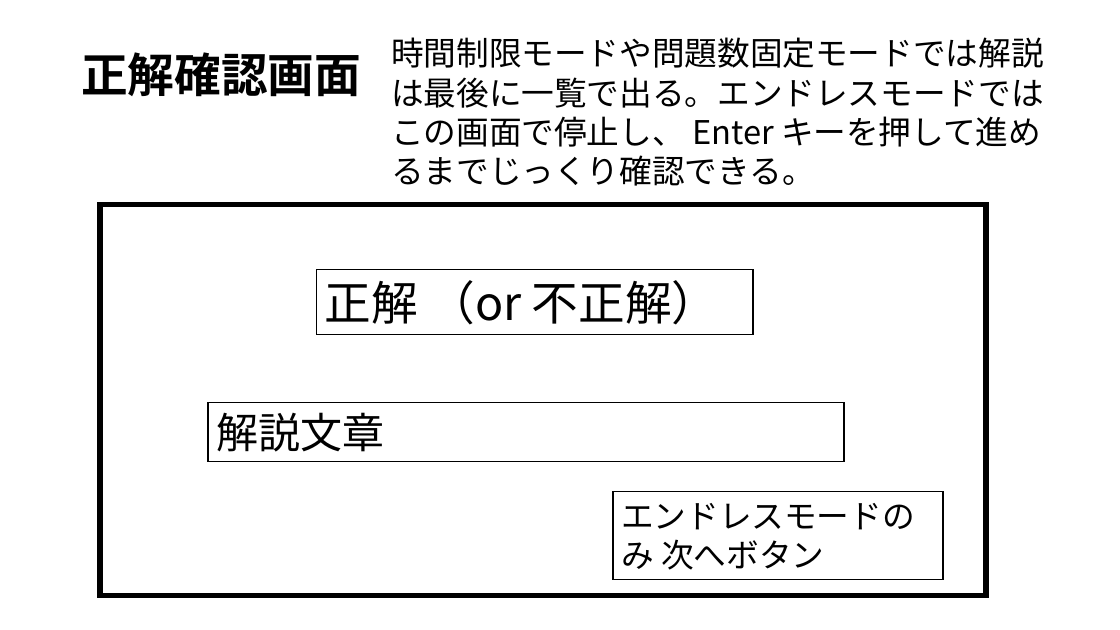
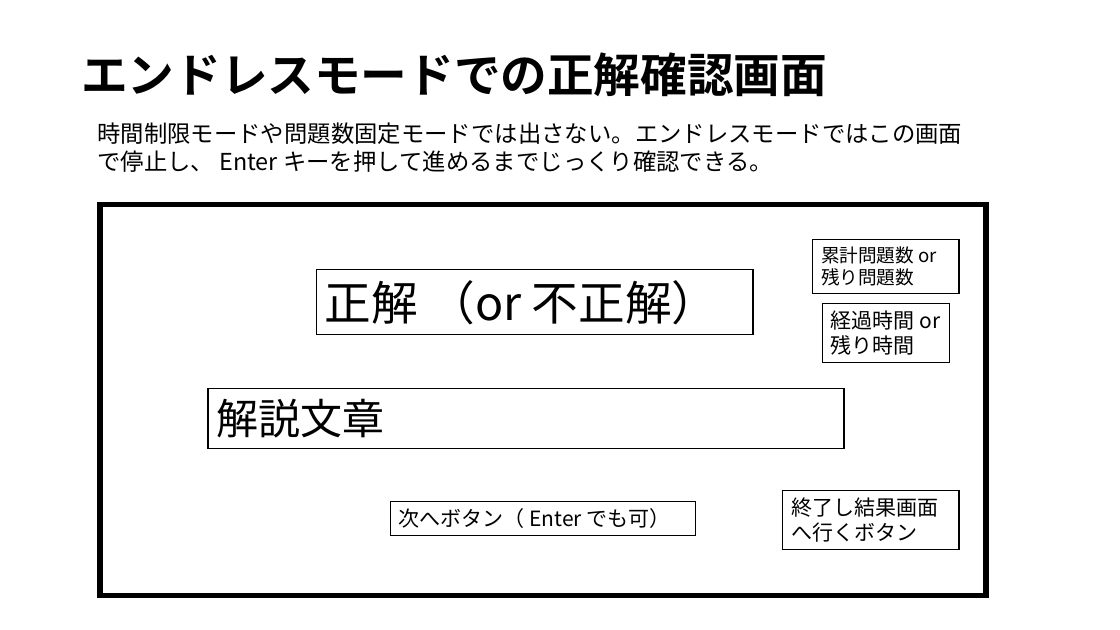
Before and after one commit to tanakai0/stdlib_py_typist, a slide deck: slide 6 of design.pptx (slide 7 before the commit). Drawn at 1120x630 pixels with LibreOffice and Linux fonts; fonts in the diff are those of the drawing. Boxes give left, top, right and bottom in pixels: in the first picture for what was removed or moved away, otherwise in the second. Text is boxed around its words. In the diff, an @@ line names an element or a change of style, - is before the commit and + after.

```diff
--- a/design.pptx
+++ b/design.pptx
@@ text at bbox=[81, 52, 827, 97]: text changed @@
-正解確認画面
+エンドレスモードでの正解確認画面
@@ text at bbox=[97, 122, 962, 172]: text changed; size 28 to 20 pt @@
-時間制限モードや問題数固定モードでは解説は最後に一覧で出る。エンドレスモードではこの画面で停止し、 Enter キーを押して進めるまでじっくり確認できる。
+時間制限モードや問題数固定モードでは出さない。エンドレスモードではこの画面で停止し、 Enter キーを押して進めるまでじっくり確認できる。
@@ rectangle added at bbox=[813, 239, 960, 293], fill #FFFFFF, outline #000000 1 pt, 16 pt, text #000000 @@
+累計問題数 or 残り問題数
@@ rectangle added at bbox=[823, 303, 949, 363], fill #FFFFFF, outline #000000 1 pt, 18 pt, text #000000 @@
+経過時間 or 残り時間
@@ rectangle "解説文章": place and size @@
-rectangle "解説文章" at bbox=[208, 402, 844, 462]
+rectangle "解説文章" at bbox=[208, 389, 844, 449]
@@ rectangle "次へボタン（ Enter でも可）": place and size @@
-rectangle "次へボタン（ Enter でも可）" at bbox=[613, 492, 944, 579]
+rectangle "次へボタン（ Enter でも可）" at bbox=[391, 502, 696, 535]
@@ text in rectangle at bbox=[399, 508, 671, 528]: text changed; size 28 to 18 pt @@
-エンドレスモードのみ 次へボタン
+次へボタン（ Enter でも可）
@@ rectangle added at bbox=[783, 490, 960, 549], fill #FFFFFF, outline #000000 1 pt, 18 pt, text #000000 @@
+終了し結果画面へ行くボタン
```
Also in this commit, not shown: 6 other slides changed, 6 slides added.
